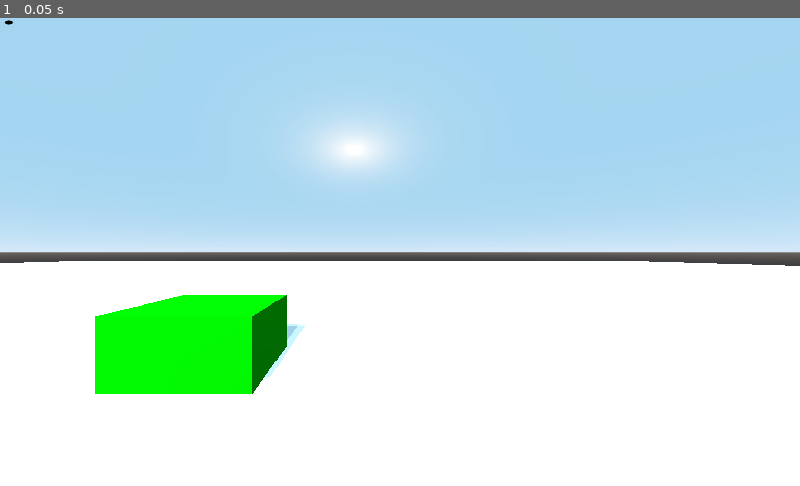
Above: before the commit, frame 1.
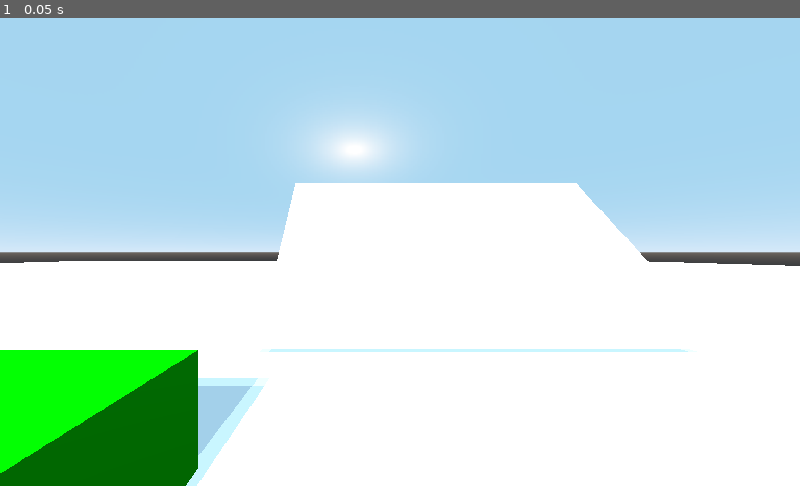
Above: after the commit, the same moment.

Repository: oudeismetis/reading-room
Game: Godot game, scene res://Main.tscn
The game is run twice, just before and just after one commit, with the same random seed, the same clock (stepped at 60 frames per second) and the same inputs.
Inputs:
- Up to frame 1 (0.05 s): no input

The runs differ from the first frame. In frame 1, 18% of the frame differs, in the area x 0-86%, y 0-100%.

Commit message:
dynamic text on a 3D surface

Diff:
--- a/ARVRCamera.gd
+++ b/ARVRCamera.gd
@@ -9,6 +9,7 @@
 # Called when the node enters the scene tree for the first time.
 func _ready():
 	# screen_metrics()
+	# TODO - This code isn't needed. Archor does same thing but also isn't working correctly for VR it seems
 	# var resolution = get_viewport().size
 	# var screen_center = Vector2(resolution.x / 2, resolution.y / 2)
 	# self.get_node("Reticle").set_global_position(screen_center)
--- /dev/null
+++ b/Book.gd
@@ -0,0 +1,9 @@
+extends Spatial
+
+
+func _ready():
+	$MeshInstance/Area.connect("input_event", self, "_on_Area_input_event")
+
+func _on_Area_input_event(camera, event, click_position, click_normal, shape_idx):
+	print("Book is being looked at")
+	$Sprite3D/PageText/Label.text = "WOOOOOOOO!!!!!!!"
--- /dev/null
+++ b/Book.tscn
@@ -0,0 +1,44 @@
+[gd_scene load_steps=7 format=2]
+
+[ext_resource path="res://PageText.gd" type="Script" id=1]
+[ext_resource path="res://Book.gd" type="Script" id=2]
+
+[sub_resource type="SpatialMaterial" id=1]
+albedo_color = Color( 0.960784, 0.85098, 0.823529, 0.34902 )
+
+[sub_resource type="CubeMesh" id=2]
+material = SubResource( 1 )
+size = Vector3( 4, 4, 0.1 )
+
+[sub_resource type="BoxShape" id=3]
+extents = Vector3( 2, 2, 0.05 )
+
+[sub_resource type="ViewportTexture" id=4]
+viewport_path = NodePath("Sprite3D/PageText")
+
+[node name="Book" type="Spatial"]
+script = ExtResource( 2 )
+
+[node name="MeshInstance" type="MeshInstance" parent="."]
+mesh = SubResource( 2 )
+material/0 = null
+
+[node name="Area" type="Area" parent="MeshInstance"]
+
+[node name="CollisionShape" type="CollisionShape" parent="MeshInstance/Area"]
+shape = SubResource( 3 )
+
+[node name="Sprite3D" type="Sprite3D" parent="."]
+transform = Transform( 1, 0, 0, 0, 1, 0, 0, 0, 1, 0, 0, 0.0586042 )
+texture = SubResource( 4 )
+
+[node name="PageText" type="Viewport" parent="Sprite3D"]
+size = Vector2( 128, 14 )
+transparent_bg = true
+render_target_v_flip = true
+script = ExtResource( 1 )
+
+[node name="Label" type="Label" parent="Sprite3D/PageText"]
+margin_right = 40.0
+margin_bottom = 14.0
+text = "This is dynamic text"
--- a/Main.tscn
+++ b/Main.tscn
@@ -1,9 +1,10 @@
-[gd_scene load_steps=10 format=2]
+[gd_scene load_steps=11 format=2]
 
 [ext_resource path="res://Main.gd" type="Script" id=1]
 [ext_resource path="res://Cube.gd" type="Script" id=2]
 [ext_resource path="res://reticle.png" type="Texture" id=3]
 [ext_resource path="res://ARVRCamera.gd" type="Script" id=4]
+[ext_resource path="res://Book.tscn" type="PackedScene" id=5]
 
 [sub_resource type="BoxShape" id=1]
 extents = Vector3( 30, 1, 30 )
@@ -11,18 +12,19 @@
 [sub_resource type="CubeMesh" id=2]
 size = Vector3( 60, 2, 60 )
 
-[sub_resource type="SpatialMaterial" id=5]
+[sub_resource type="SpatialMaterial" id=3]
 albedo_color = Color( 0, 1, 0, 1 )
 metallic = 0.23
 
-[sub_resource type="CubeMesh" id=3]
-material = SubResource( 5 )
+[sub_resource type="CubeMesh" id=4]
+material = SubResource( 3 )
 size = Vector3( 1, 1, 1 )
 
-[sub_resource type="BoxShape" id=4]
+[sub_resource type="BoxShape" id=5]
 extents = Vector3( 0.5, 0.5, 0.5 )
 
 [node name="Main" type="ARVROrigin"]
+transform = Transform( 1, 0, 0, 0, 1, 0, 0, 0, 1, 0, 0, -2.19966 )
 script = ExtResource( 1 )
 
 [node name="DirectionalLight" type="DirectionalLight" parent="."]
@@ -33,6 +35,11 @@
 script = ExtResource( 4 )
 
 [node name="Reticle" type="TextureRect" parent="ARVRCamera"]
+visible = false
+anchor_left = 0.5
+anchor_top = 0.5
+anchor_right = 0.5
+anchor_bottom = 0.5
 margin_right = 20.0
 margin_bottom = 20.0
 texture = ExtResource( 3 )
@@ -51,14 +58,17 @@
 material/0 = null
 
 [node name="Cube" type="Spatial" parent="."]
-transform = Transform( 1, 0, 0, 0, 1, 0, 0, 0, 1, -1.12876, 0.525934, -2.38565 )
+transform = Transform( 1, 0, 0, 0, 1, 0, 0, 0, 1, -1.12876, 0.525934, -0.737808 )
 script = ExtResource( 2 )
 
 [node name="MeshInstance" type="MeshInstance" parent="Cube"]
-mesh = SubResource( 3 )
+mesh = SubResource( 4 )
 material/0 = null
 
 [node name="Area" type="Area" parent="Cube/MeshInstance"]
 
 [node name="CollisionShape" type="CollisionShape" parent="Cube/MeshInstance/Area"]
-shape = SubResource( 4 )
+shape = SubResource( 5 )
+
+[node name="Book" parent="." instance=ExtResource( 5 )]
+transform = Transform( 1, 0, 0, 0, 0.903111, 0.429408, 0, -0.429408, 0.903111, 1.19034, 2, -3.38519 )
--- /dev/null
+++ b/PageText.gd
@@ -0,0 +1,10 @@
+tool
+extends Viewport
+
+
+# Called when the node enters the scene tree for the first time.
+func _ready():
+	$Label.text = "This is dynamic text"
+
+func _process(delta):
+	size = $Label.rect_size
